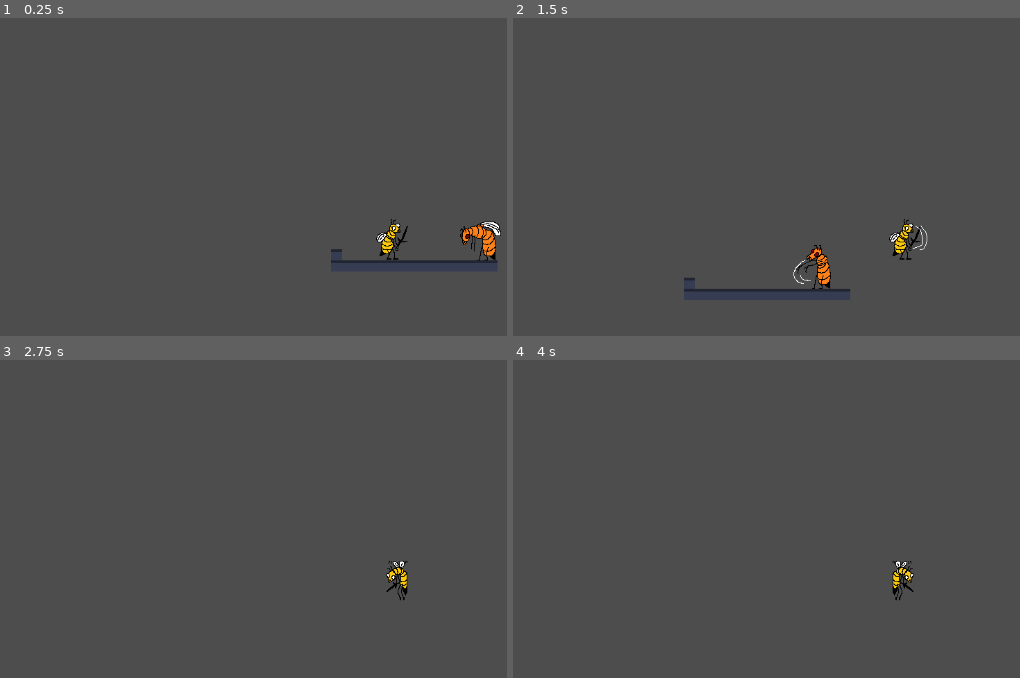
Above: before the commit, frames 1-4 (two rows, left to right).
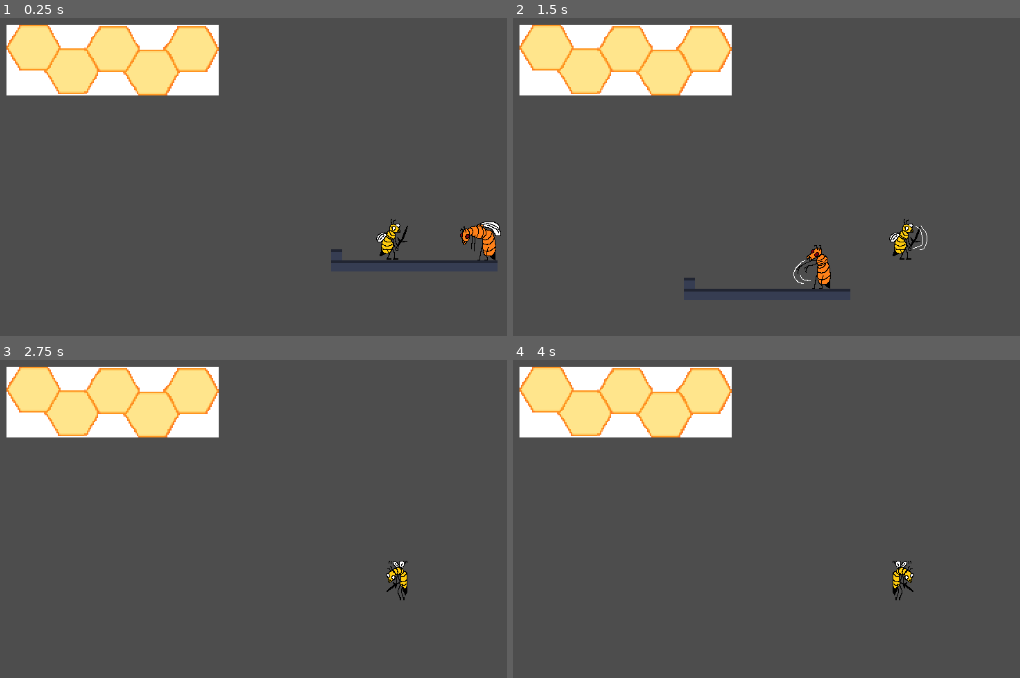
Above: after the commit, the same moments.

Repository: Jollista/Queenmaker
Game: Godot game, scene res://levels/L1.tscn
Same seed, same stepped clock (60 frames per second), same inputs: the game is played once before the commit and once after it. This scene is started directly instead of the project's main scene. The engine's default icon, where the game draws it, is replaced by a stand-in: a white triangle on a blue panel in a dark square.
Inputs:
- Up to frame 1 (0.25 s): no input
- Up to frame 2 (1.5 s): hold D (right) from 0.53 s (still down); tap X (attack) at 0.6, 1.35 s; tap Space (jump) at 0.77 s
- Up to frame 3 (2.75 s): tap Space (jump) at 1.52 s; release D (right) at 2.03 s; hold A (left) from 2.03 s (still down); tap X (attack) at 2.1 s
- Up to frame 4 (4 s): tap Enter at 2.75 s; release A (left) at 2.78 s; hold D (right) from 2.78 s (still down); tap X (attack) at 2.85, 3.6 s; tap Space (jump) at 3.02, 3.5, 3.77 s

The runs differ from the first frame. In frame 1, 9.4% of the frame differs, in the area x 1-44%, y 2-25%; in frame 2, 9.4%; in frame 3, 9.4%; in frame 4, 9.4%.

Commit message:
Added health ui

Diff:
--- a/Player/Player.gd
+++ b/Player/Player.gd
@@ -7,6 +7,7 @@
 # Variables for hp management
 @export var max_hp = 5
 @onready var current_hp = max_hp
+signal health_changed
 
 # Variables for attacking
 @export var damage = 2
@@ -83,6 +84,8 @@
 	if current_hp <= 0: # check for death
 		die()
 
+	health_changed.emit() # emit signal if not dead
+
 func die():
 	print("skullemoji lmao")
 	# reload the current scene
--- /dev/null
+++ b/UI/UI.gd
@@ -0,0 +1,7 @@
+extends CanvasLayer
+
+@onready var player = get_parent().get_node("Player")
+@onready var sprite = $Sprite2D
+
+func _on_player_health_changed():
+	sprite.frame = player.current_hp-1
--- /dev/null
+++ b/UI/UI.tscn
@@ -0,0 +1,15 @@
+[gd_scene load_steps=3 format=3 uid="uid://dysr02xya7omk"]
+
+[ext_resource type="Texture2D" uid="uid://b5txm2s87vm5r" path="res://UI/HealthIndicator.png" id="1_o0qgg"]
+[ext_resource type="Script" path="res://UI/UI.gd" id="1_yihrh"]
+
+[node name="UI" type="CanvasLayer"]
+follow_viewport_enabled = true
+script = ExtResource("1_yihrh")
+
+[node name="Sprite2D" type="Sprite2D" parent="."]
+position = Vector2(171, 68)
+scale = Vector2(2, 2)
+texture = ExtResource("1_o0qgg")
+vframes = 5
+frame = 4
--- a/levels/L1.tscn
+++ b/levels/L1.tscn
@@ -1,9 +1,10 @@
-[gd_scene load_steps=7 format=3 uid="uid://c5nussue2udsh"]
+[gd_scene load_steps=8 format=3 uid="uid://c5nussue2udsh"]
 
 [ext_resource type="Texture2D" uid="uid://b6haxf2m2hy3i" path="res://icon.svg" id="1_uljgu"]
 [ext_resource type="PackedScene" uid="uid://nibm3bek5850" path="res://Player/Player.tscn" id="2_71q2r"]
 [ext_resource type="Script" path="res://levels/FollowPlayerCamera.gd" id="3_5ab8b"]
 [ext_resource type="PackedScene" uid="uid://072cpyte1q04" path="res://Drone/Drone.tscn" id="4_5cpn1"]
+[ext_resource type="PackedScene" uid="uid://dysr02xya7omk" path="res://UI/UI.tscn" id="5_jdrtd"]
 
 [sub_resource type="TileSetAtlasSource" id="TileSetAtlasSource_7fwm6"]
 texture = ExtResource("1_uljgu")
@@ -283,3 +284,8 @@
 
 [node name="Player" parent="." instance=ExtResource("2_71q2r")]
 position = Vector2(-38, -8)
+
+[node name="UI" parent="." instance=ExtResource("5_jdrtd")]
+follow_viewport_enabled = false
+
+[connection signal="health_changed" from="Player" to="UI" method="_on_player_health_changed"]
Binary file added: UI/HealthIndicator.png
